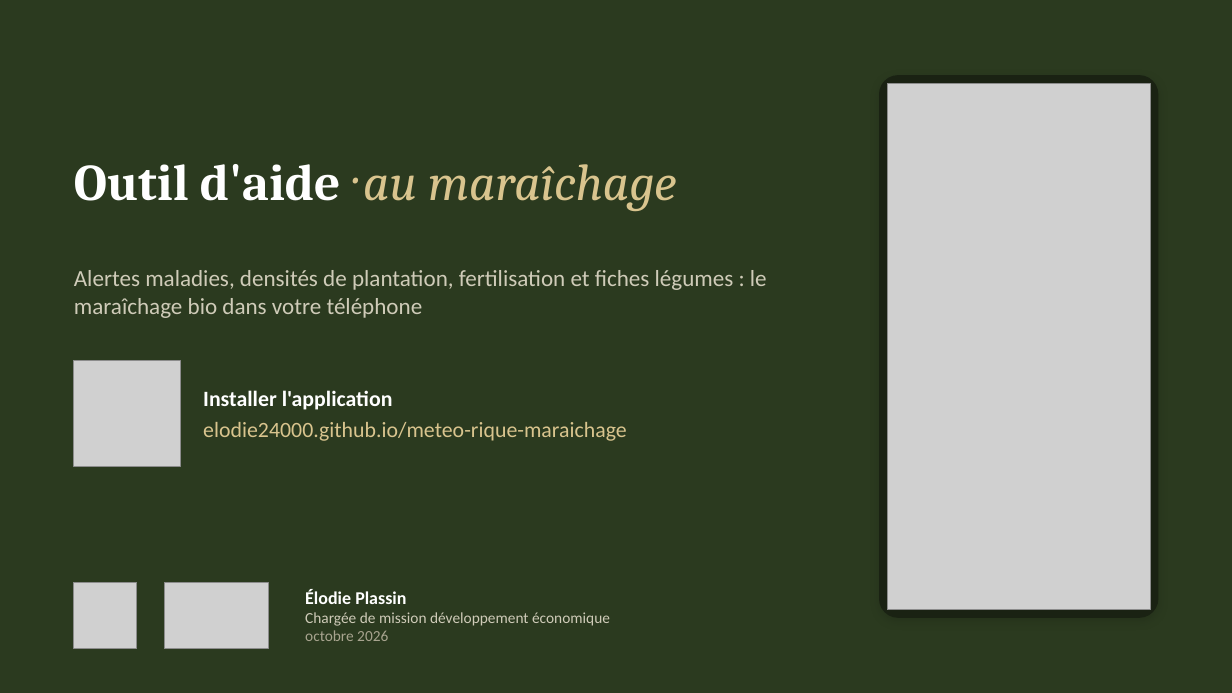
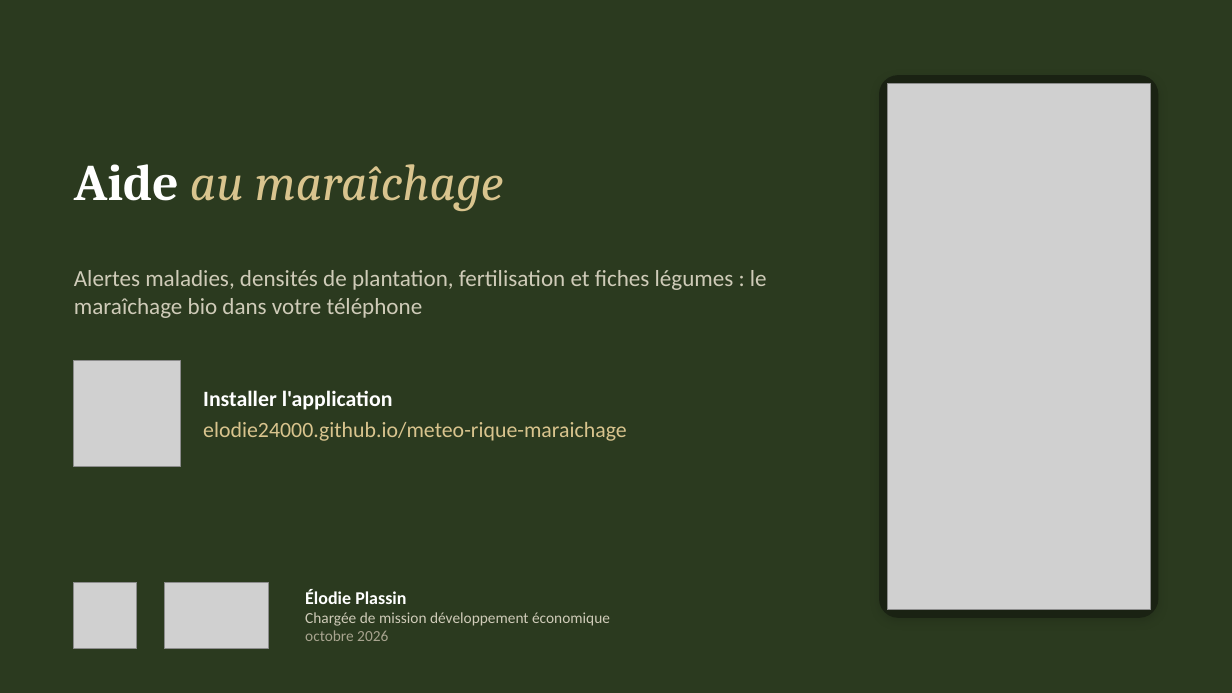
Before and after one commit to elodie24000/meteo-rique-maraichage, a slide deck: slide 1 of presentation/Presentation_outil_maraichage.pptx. Drawn at 1232x693 pixels with LibreOffice and Linux fonts; fonts in the diff are those of the drawing; grey boxes stand for pictures. Boxes give left, top, right and bottom in pixels: in the first picture for what was removed or moved away, otherwise in the second. Text is boxed around its words. In the diff, an @@ line names an element or a change of style, - is before the commit and + after.

```diff
--- a/presentation/Presentation_outil_maraichage.pptx
+++ b/presentation/Presentation_outil_maraichage.pptx
@@ text at [74,164,503,211]: text changed @@
-Outil d'aide · au maraîchage
+Aide au maraîchage
```
